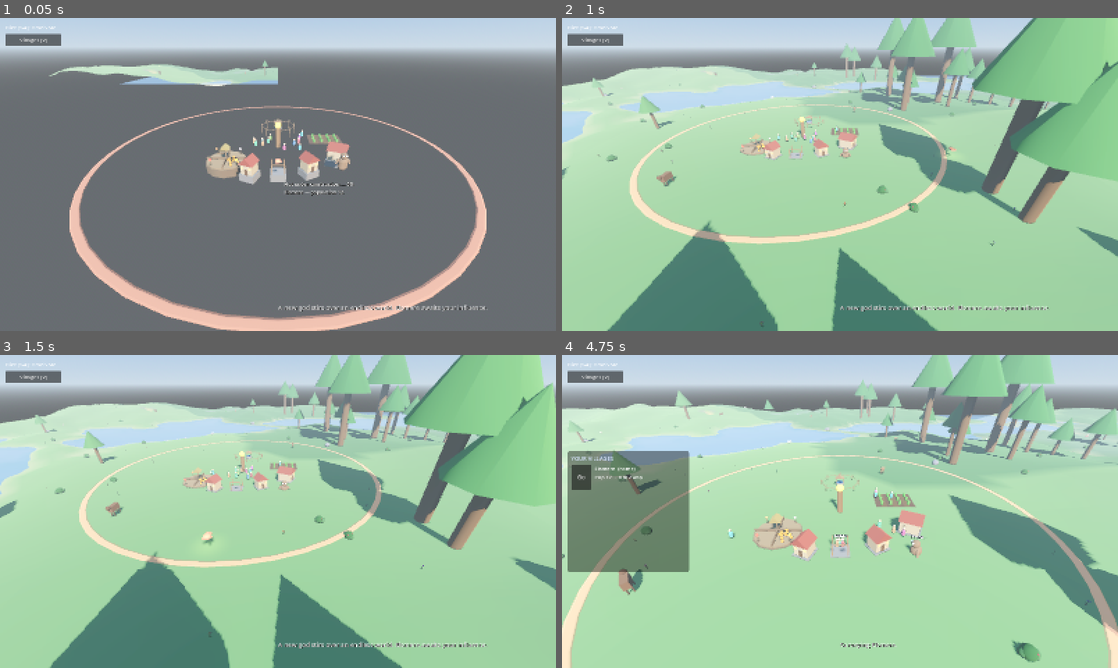
Above: before the commit, frames 1-4 (two rows, left to right).
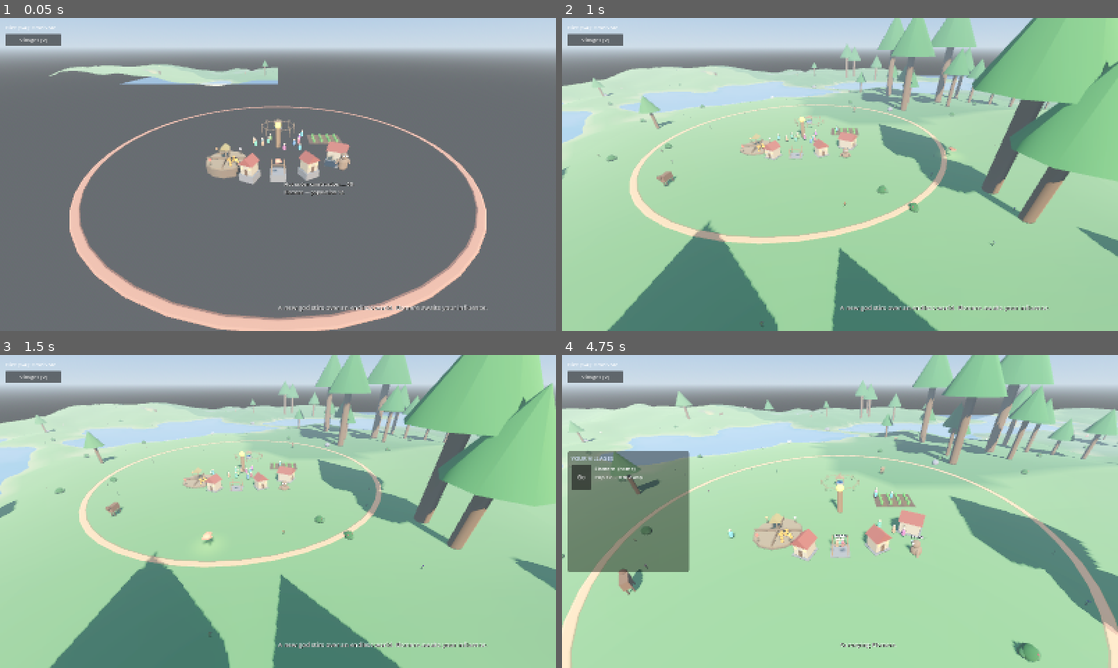
Above: after the commit, the same moments.

Repository: tjloman/tjloman
Game: Godot game, scene res://scenes/main.tscn
Two runs of this game, one before a commit and one after it. Both use one fixed random seed, a clock stepped at 60 frames per second and the inputs below.
Inputs (mouse positions are in pixels of both pictures, inside the frame that each line leads up to):
- Up to frame 1 (0.05 s): no input
- Up to frame 2 (1 s): move the mouse to (962, 158) at 0.52 s; hold Right from 0.53 s (still down); hold S (cam_back) from 0.53 s (still down); click (962, 158) at 0.67 s
- Up to frame 3 (1.5 s): release Right at 1.25 s; release S (cam_back) at 1.25 s; drag from (166, 527) to (250, 574) at 1.27 s
- Up to frame 4 (4.75 s): click "Villages [V]" at 2 s; click "Go" at 2.75 s; click "Go" at 3.5 s; move the mouse to (895, 442) at 4.27 s; hold Right from 4.28 s (still down); hold A (cam_left) from 4.28 s (still down)

Frame 1 is identical in both runs. In frame 2, less than 0.1% of the frame differs, in the area x 10-99%, y 1-96%; in frame 3, 0.2%; in frame 4, 0.4%, in the area x 9-100%, y 0-88%.

Commit message:
Thin the forests: growth is a crowding-aware lottery, seeding is rarer

Diff:
--- a/scripts/world/wild_tree.gd
+++ b/scripts/world/wild_tree.gd
@@ -16,8 +16,19 @@
 const SAPLING_SCALE := 0.15   # a knee-high seedling
 const MATURE_SCALE := 5.0     # a full-grown giant towers ~30m over the land
 const GROW_LERP := 5.0        # how fast the visible scale eases toward its target
-const REPLANT_PERIOD := 50.0
-const REPLANT_CROWDING := 4     # no seeding when this many trees stand close
+const REPLANT_PERIOD := 90.0
+const REPLANT_CROWDING := 3     # no seeding at all when this many trees stand close
+
+## FORESTS MUST NOT SWALLOW THE MAP. Growth is a LOTTERY, not a certainty: each
+## tick a tree only *might* put on size, and a tree hemmed in by neighbours
+## competes for light and thickens slower still. Same for dropping seed — a
+## crowded stand nearly stops seeding, so woods thin out at their own edges
+## instead of marching across the world.
+const GROW_CHANCE := 0.1        # per tick: the 1-in-10 roll to actually grow
+const CROWD_RADIUS := 11.0      # neighbours this close compete with it
+const CROWD_GROW_PENALTY := 0.22  # each neighbour cuts the grow roll by this much
+const CROWD_SEED_PENALTY := 0.3   # ...and cuts the seeding roll harder
+const NEIGHBOUR_RECHECK := 9.0  # seconds between (costly) neighbour counts
 
 ## FIRE — contained by default. A burning tree lasts a few seconds, spreads
 ## only to close neighbours, and can't leap a gap or reach water — so a
@@ -54,6 +65,8 @@
 var _plant_yaw := 0.0           # the tree's random facing, restored after a throw
 var _grow_accum := randf() * 0.4   # de-sync the growth tick across trees
 var _rain_time := 0.0              # seconds of lingering rain-blessing
+var _neighbours := 0               # nearby trees, cached (counting them is costly)
+var _neighbour_time := 0.0
 var _lean := Vector3.ZERO          # current tilt as an axis*angle vector
 var _lean_vel := Vector3.ZERO
 var _lean_target := Vector3.ZERO   # where a push wants it; decays back to zero
@@ -144,25 +157,51 @@
 	if _rain_time > 0.0:
 		_rain_time -= d
 	if lumber < MAX_LUMBER:
-		var step := GROWTH_BASE / (1.0 + lumber * GROWTH_TAPER)
+		_tick_neighbours(d)
+		# THE GROWTH LOTTERY: most ticks nothing happens at all. Rain improves
+		# the odds; crowding worsens them, so a tree in dense woods creeps.
+		var odds := GROW_CHANCE
 		if _rain_time > 0.0:
-			step *= RAIN_GROWTH  # a downpour quickens the timber
-		# A miracle-sown sapling races to its quickened size, then slows.
-		if has_meta("quicken_to"):
-			if lumber < float(get_meta("quicken_to")):
+			odds *= RAIN_GROWTH  # a downpour quickens the timber
+		odds -= _neighbours * CROWD_GROW_PENALTY * GROW_CHANCE
+		var quickened := has_meta("quicken_to")
+		if quickened and lumber >= float(get_meta("quicken_to")):
+			remove_meta("quicken_to")
+			quickened = false
+		# A miracle-sown sapling races to its quickened size, ignoring the odds.
+		if quickened or randf() < maxf(odds, 0.01):
+			var step := GROWTH_BASE / (1.0 + lumber * GROWTH_TAPER)
+			if quickened:
 				step = 2.5
-			else:
-				remove_meta("quicken_to")
-		lumber = minf(lumber + step * d, MAX_LUMBER)
-		var target := _scale_for_lumber()
-		if not target.is_equal_approx(_target_scale):
-			_target_scale = target
-			_grow_anim = true
+			lumber = minf(lumber + step * d, MAX_LUMBER)
+			var target := _scale_for_lumber()
+			if not target.is_equal_approx(_target_scale):
+				_target_scale = target
+				_grow_anim = true
 	else:
 		_replant_time -= d
 		if _replant_time <= 0.0:
 			_replant_time = REPLANT_PERIOD * randf_range(0.8, 1.6)
 			_try_replant()
+
+
+## Count the trees crowding this one, refreshed only every few seconds — a
+## sweep of the whole forest per tree per tick would be O(n²) and pointless,
+## since woods change slowly.
+func _tick_neighbours(d: float) -> void:
+	_neighbour_time -= d
+	if _neighbour_time > 0.0:
+		return
+	_neighbour_time = NEIGHBOUR_RECHECK * randf_range(0.8, 1.3)
+	var n := 0
+	for t in get_tree().get_nodes_in_group("trees"):
+		if t == self or not is_instance_valid(t):
+			continue
+		if (t as Node3D).global_position.distance_to(global_position) < CROWD_RADIUS:
+			n += 1
+			if n >= 8:
+				break   # thoroughly hemmed in; no need for an exact count
+	_neighbours = n
 
 
 ## A passing rain miracle blesses the tree with faster growth for a while.
@@ -228,14 +267,20 @@
 
 ## A mature tree drops a seed nearby — if the stand isn't already crowded
 ## and the ground is dry.
+## Only a FULLY GROWN tree drops seed (this branch runs at MAX_LUMBER alone),
+## and even then only if there is room and luck: each neighbour makes seeding
+## markedly less likely, so a dense wood stops spreading and its edges creep
+## rather than march.
 func _try_replant() -> void:
 	var neighbors := 0
 	for t in get_tree().get_nodes_in_group("trees"):
 		if t != self and is_instance_valid(t) \
-				and (t as Node3D).global_position.distance_to(global_position) < 9.0:
+				and (t as Node3D).global_position.distance_to(global_position) < CROWD_RADIUS:
 			neighbors += 1
 			if neighbors >= REPLANT_CROWDING:
-				return
+				return   # no room at all
+	if randf() > maxf(1.0 - neighbors * CROWD_SEED_PENALTY, 0.05):
+		return   # room enough, but the seed did not take this time
 	var angle := randf() * TAU
 	var spot := global_position + Vector3(cos(angle), 0, sin(angle)) * randf_range(3.5, 7.5)
 	var world := get_tree().get_first_node_in_group("world_gen") as WorldGen
